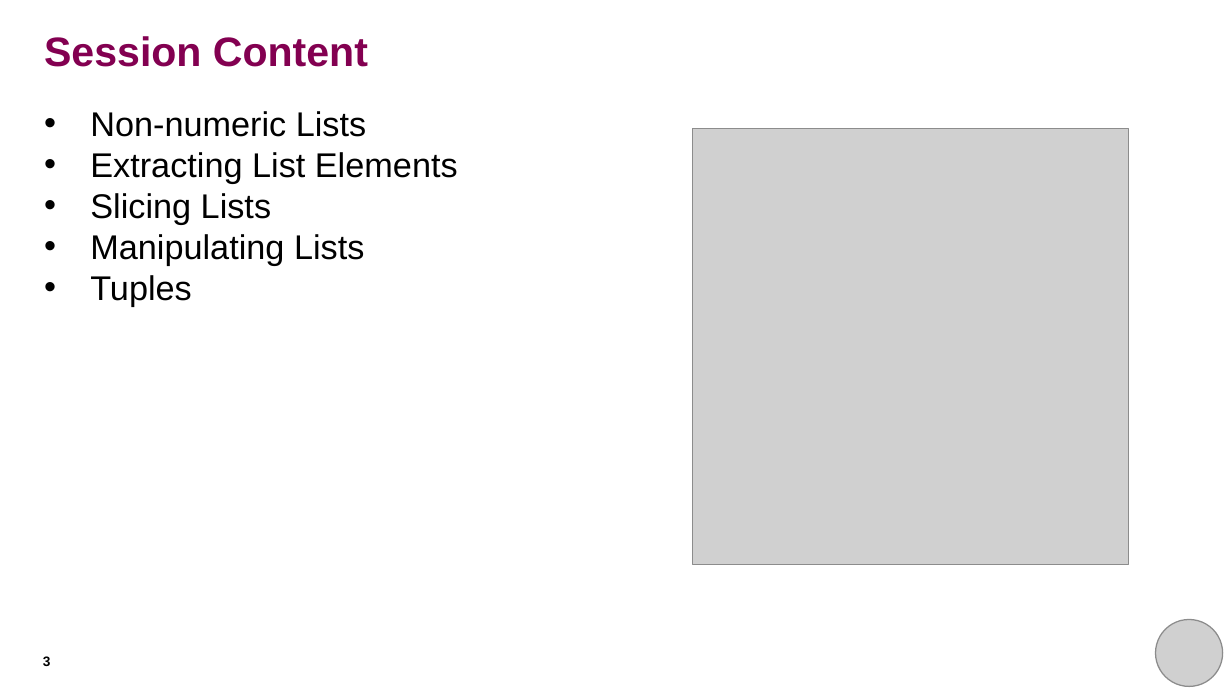
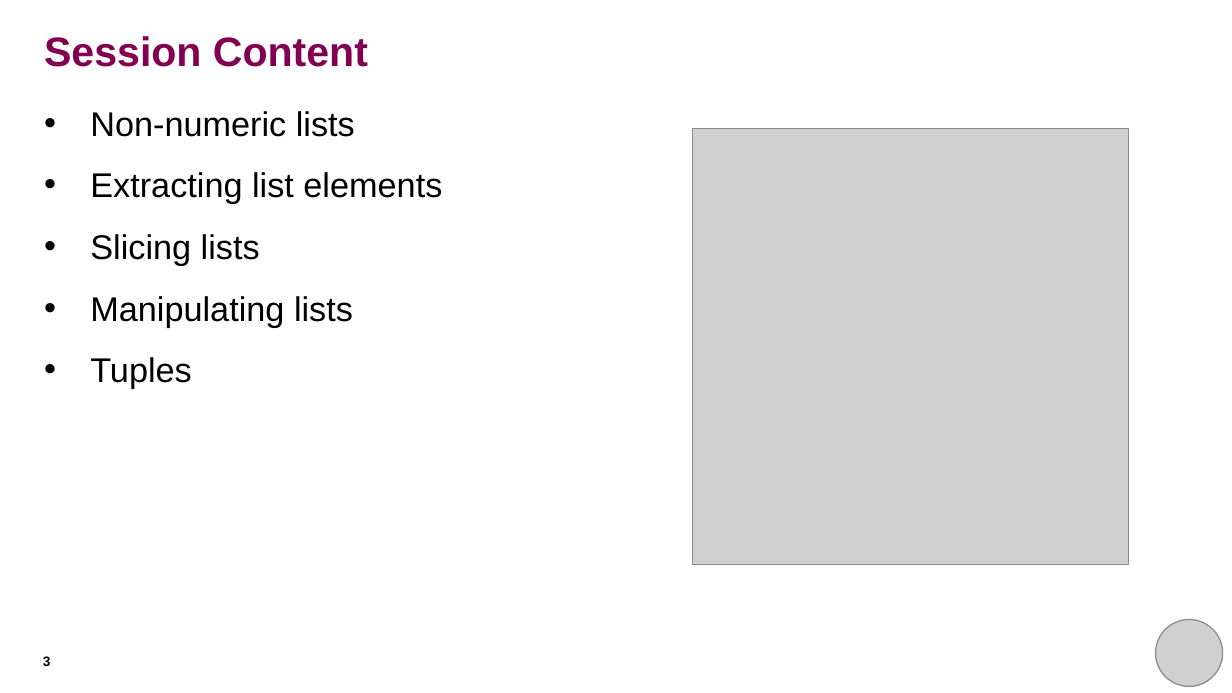
Before and after one commit to rkhetani/beginners-python, a slide deck: slide 3 of session_four/session_four_presentation.pptx. Drawn at 1232x693 pixels with LibreOffice and Linux fonts; fonts in the diff are those of the drawing; grey boxes stand for pictures. Boxes give left, top, right and bottom in pixels: in the first picture for what was removed or moved away, otherwise in the second. Text is boxed around its words. In the diff, an @@ line names an element or a change of style, - is before the commit and + after.

Commit message:
Updated session 4 slides
- updated text of most slides to make it more concise
- increased line spacing
- highlighted key concepts with bold characters
- highlighted puzzle slides with a different background

```diff
--- a/session_four/session_four_presentation.pptx
+++ b/session_four/session_four_presentation.pptx
@@ text at (90,111,442,327): text changed @@
-• Non-numeric Lists
-• Extracting List Elements
-• Slicing Lists
-• Manipulating Lists
+• Non-numeric lists
+• Extracting list elements
+• Slicing lists
+• Manipulating lists
@@ text at (90,357,192,389): more space between paragraphs @@
```
Also in this commit, not shown: 18 other slides changed.
